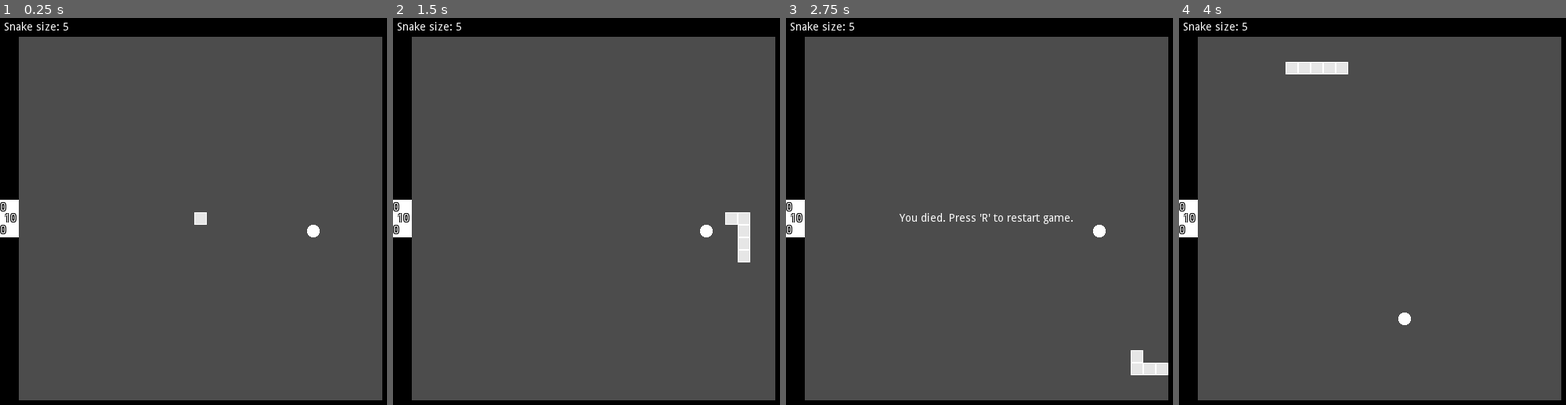
Above: before the commit, frames 1-4 (left to right).
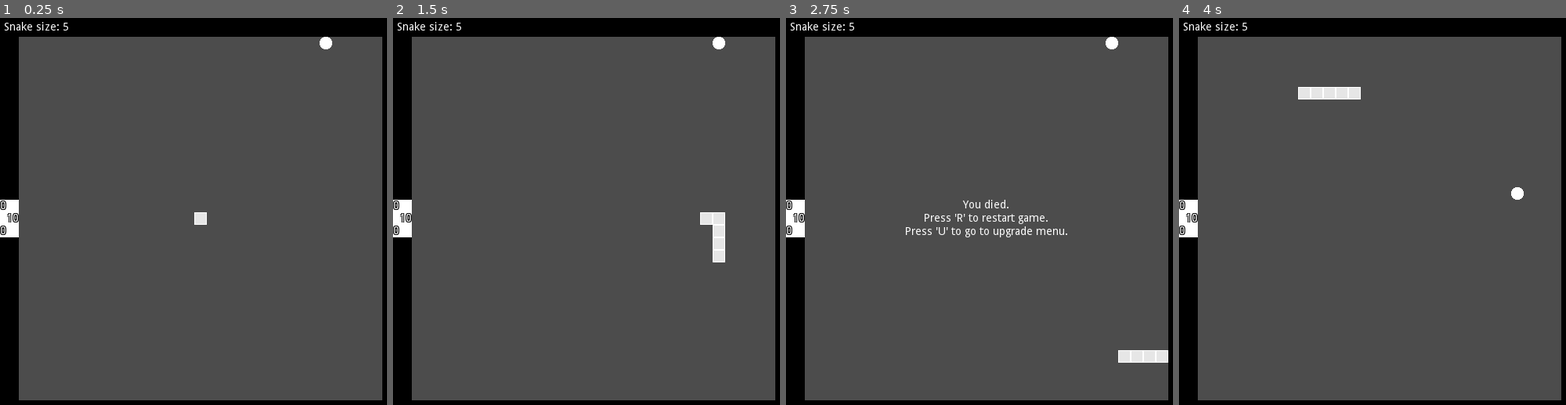
Above: after the commit, the same moments.

Repository: filiperferreira/Snake-Dungeon
Game: Godot game, scene res://Game.tscn
The game is run twice, just before and just after one commit, with the same random seed, the same clock (stepped at 60 frames per second) and the same inputs. Before the commit the project starts from res://World.tscn.
Inputs:
- Up to frame 1 (0.25 s): no input
- Up to frame 2 (1.5 s): tap Enter at 0.5 s; hold D (right) 0.53-1.28 s; hold S (down) from 1.28 s (still down)
- Up to frame 3 (2.75 s): release S (down) at 2.03 s; hold D (right) from 2.03 s (still down)
- Up to frame 4 (4 s): tap R (restart) at 2.75 s; release D (right) at 2.78 s; hold W (up) 2.78-3.53 s; hold A (left) from 3.53 s (still down)

The runs differ from the first frame. In frame 1, 0.3% of the frame differs, in the area x 0-86%, y 4-57%; in frame 2, 1.3%; in frame 3, 1.8%, in the area x 0-99%, y 4-93%; in frame 4, 1.3%.

Commit message:
World changed and metaprogression added

Diff:
--- /dev/null
+++ b/BigWallBlock.gd
@@ -0,0 +1,7 @@
+extends Area2D
+
+func _draw():
+	draw_rect(Rect2(Vector2(-96/2,-96/2), Vector2(96,96)), Color(0,0,0))
+
+func identify():
+	return "wall"
--- /dev/null
+++ b/BigWallBlock.tscn
@@ -0,0 +1,12 @@
+[gd_scene load_steps=3 format=2]
+
+[ext_resource path="res://BigWallBlock.gd" type="Script" id=1]
+
+[sub_resource type="RectangleShape2D" id=1]
+extents = Vector2( 48, 48 )
+
+[node name="BigWallBlock" type="Area2D"]
+script = ExtResource( 1 )
+
+[node name="CollisionShape2D" type="CollisionShape2D" parent="."]
+shape = SubResource( 1 )
--- /dev/null
+++ b/BuyMenu.gd
@@ -0,0 +1,51 @@
+extends Node2D
+
+onready var experience_label = $CanvasLayer/MarginContainer/VBoxContainer/CurrentXP
+onready var snake_label = $CanvasLayer/MarginContainer/VBoxContainer/MarginContainer/HBoxContainer/SnakeInitialSizeLabel
+onready var snake_button = $CanvasLayer/MarginContainer/VBoxContainer/MarginContainer/HBoxContainer/SnakeInitialSizeButton
+onready var pellet_label = $CanvasLayer/MarginContainer/VBoxContainer/MarginContainer2/HBoxContainer/PelletValueLabel
+onready var pellet_button = $CanvasLayer/MarginContainer/VBoxContainer/MarginContainer2/HBoxContainer/PelletValueButton
+
+func _process(_delta):
+	if Input.is_action_just_pressed("restart"):
+		load_world()
+
+signal world
+func load_world():
+	emit_signal("world", cur_exp, cur_stats)
+
+var cur_exp
+var cur_stats
+func setup_menu(experience, stats):
+	cur_exp = experience
+	cur_stats = stats
+	$CanvasLayer/MarginContainer/VBoxContainer/CurrentXP.set_text("CURRENT XP: " + str(experience))
+	$CanvasLayer/MarginContainer/VBoxContainer/MarginContainer/HBoxContainer/SnakeInitialSizeLabel.set_text("(Current: " + str(stats["snake_starting_size"]) + ")")
+	$CanvasLayer/MarginContainer/VBoxContainer/MarginContainer/HBoxContainer/SnakeInitialSizeButton.set_text("Buy (Cost: " + str(snake_size_cost(stats["snake_starting_size"])) + " XP)")
+	$CanvasLayer/MarginContainer/VBoxContainer/MarginContainer2/HBoxContainer/PelletValueLabel.set_text("(Current: " + str(stats["white_pellet_value"]) + ")")
+	$CanvasLayer/MarginContainer/VBoxContainer/MarginContainer2/HBoxContainer/PelletValueButton.set_text("Buy (Cost: " + str(pellet_value_cost(stats["white_pellet_value"])) + " XP)")
+
+func update_menu():
+	experience_label.set_text("CURRENT XP: " + str(cur_exp))
+	snake_label.set_text("(Current: " + str(cur_stats["snake_starting_size"]) + ")")
+	snake_button.set_text("Buy (Cost: " + str(snake_size_cost(cur_stats["snake_starting_size"])) + " XP)")
+	pellet_label.set_text("(Current: " + str(cur_stats["white_pellet_value"]) + ")")
+	pellet_button.set_text("Buy (Cost: " + str(pellet_value_cost(cur_stats["white_pellet_value"])) + " XP)")
+
+func snake_size_cost(level):
+	return round((pow(level-5, 1.2) + 10))
+
+func pellet_value_cost(level):
+	return round(100 * pow(level-1, 1.2) + 100)
+
+func _on_SnakeInitialSizeButton_pressed():
+	if cur_exp >= snake_size_cost(cur_stats["snake_starting_size"]):
+		cur_exp -= snake_size_cost(cur_stats["snake_starting_size"])
+		cur_stats["snake_starting_size"] += 1
+		update_menu()
+
+func _on_PelletValueButton_pressed():
+	if cur_exp >= pellet_value_cost(cur_stats["white_pellet_value"]):
+		cur_exp -= pellet_value_cost(cur_stats["white_pellet_value"])
+		cur_stats["white_pellet_value"] += 1
+		update_menu()
--- /dev/null
+++ b/BuyMenu.tscn
@@ -0,0 +1,107 @@
+[gd_scene load_steps=2 format=2]
+
+[ext_resource path="res://BuyMenu.gd" type="Script" id=1]
+
+[node name="UpgradeMenu" type="Node2D"]
+script = ExtResource( 1 )
+
+[node name="CanvasLayer" type="CanvasLayer" parent="."]
+
+[node name="MarginContainer" type="MarginContainer" parent="CanvasLayer"]
+anchor_right = 1.0
+anchor_bottom = 1.0
+custom_constants/margin_right = 10
+custom_constants/margin_top = 10
+custom_constants/margin_left = 10
+custom_constants/margin_bottom = 10
+
+[node name="VBoxContainer" type="VBoxContainer" parent="CanvasLayer/MarginContainer"]
+margin_left = 10.0
+margin_top = 10.0
+margin_right = 502.0
+margin_bottom = 502.0
+custom_constants/separation = 10
+alignment = 1
+
+[node name="Label" type="Label" parent="CanvasLayer/MarginContainer/VBoxContainer"]
+margin_top = 197.0
+margin_right = 492.0
+margin_bottom = 211.0
+text = "UPGRADE MENU"
+align = 1
+
+[node name="CurrentXP" type="Label" parent="CanvasLayer/MarginContainer/VBoxContainer"]
+margin_top = 221.0
+margin_right = 492.0
+margin_bottom = 235.0
+text = "CURRENT XP: 0"
+align = 1
+
+[node name="MarginContainer" type="MarginContainer" parent="CanvasLayer/MarginContainer/VBoxContainer"]
+margin_top = 245.0
+margin_right = 492.0
+margin_bottom = 265.0
+custom_constants/margin_right = 50
+custom_constants/margin_left = 50
+
+[node name="HBoxContainer" type="HBoxContainer" parent="CanvasLayer/MarginContainer/VBoxContainer/MarginContainer"]
+margin_left = 50.0
+margin_right = 442.0
+margin_bottom = 20.0
+alignment = 1
+
+[node name="Label" type="Label" parent="CanvasLayer/MarginContainer/VBoxContainer/MarginContainer/HBoxContainer"]
+margin_top = 3.0
+margin_right = 108.0
+margin_bottom = 17.0
+text = "Initial Snake Size"
+
+[node name="SnakeInitialSizeLabel" type="Label" parent="CanvasLayer/MarginContainer/VBoxContainer/MarginContainer/HBoxContainer"]
+margin_left = 112.0
+margin_top = 3.0
+margin_right = 276.0
+margin_bottom = 17.0
+size_flags_horizontal = 3
+text = "(Current: 0)"
+
+[node name="SnakeInitialSizeButton" type="Button" parent="CanvasLayer/MarginContainer/VBoxContainer/MarginContainer/HBoxContainer"]
+margin_left = 280.0
+margin_right = 392.0
+margin_bottom = 20.0
+text = "Buy (Cost: 0 XP)"
+
+[node name="MarginContainer2" type="MarginContainer" parent="CanvasLayer/MarginContainer/VBoxContainer"]
+margin_top = 275.0
+margin_right = 492.0
+margin_bottom = 295.0
+custom_constants/margin_right = 50
+custom_constants/margin_left = 50
+
+[node name="HBoxContainer" type="HBoxContainer" parent="CanvasLayer/MarginContainer/VBoxContainer/MarginContainer2"]
+margin_left = 50.0
+margin_right = 442.0
+margin_bottom = 20.0
+alignment = 1
+
+[node name="Label" type="Label" parent="CanvasLayer/MarginContainer/VBoxContainer/MarginContainer2/HBoxContainer"]
+margin_top = 3.0
+margin_right = 76.0
+margin_bottom = 17.0
+text = "Pellet Value"
+
+[node name="PelletValueLabel" type="Label" parent="CanvasLayer/MarginContainer/VBoxContainer/MarginContainer2/HBoxContainer"]
+margin_left = 80.0
+margin_top = 3.0
+margin_right = 276.0
+margin_bottom = 17.0
+size_flags_horizontal = 3
+text = "(Current: 0)"
+
+[node name="PelletValueButton" type="Button" parent="CanvasLayer/MarginContainer/VBoxContainer/MarginContainer2/HBoxContainer"]
+margin_left = 280.0
+margin_right = 392.0
+margin_bottom = 20.0
+text = "Buy (Cost: 0 XP)"
+
+[connection signal="pressed" from="CanvasLayer/MarginContainer/VBoxContainer/MarginContainer/HBoxContainer/SnakeInitialSizeButton" to="." method="_on_SnakeInitialSizeButton_pressed"]
+[connection signal="pressed" from="CanvasLayer/MarginContainer/VBoxContainer/MarginContainer2/HBoxContainer/PelletValueButton" to="." method="_on_PelletValueButton_pressed"]
--- a/Door.tscn
+++ b/Door.tscn
@@ -12,61 +12,77 @@
 shape = SubResource( 1 )
 
 [node name="RightLabel" type="Label" parent="."]
-anchor_left = 1.0
+anchor_left = 0.5
 anchor_top = 0.5
-anchor_right = 1.0
+anchor_right = 0.5
 anchor_bottom = 0.5
-margin_left = 5.0
+margin_left = 8.0
 margin_top = -7.0
-margin_right = 21.0
+margin_right = 24.0
 margin_bottom = 7.0
+grow_horizontal = 2
+grow_vertical = 2
 size_flags_vertical = 1
 custom_colors/font_color = Color( 1, 1, 1, 1 )
 custom_colors/font_color_shadow = Color( 0, 0, 0, 1 )
 custom_constants/shadow_as_outline = 1
 text = "10"
+align = 1
+valign = 1
 
 [node name="LeftLabel" type="Label" parent="."]
-anchor_left = 1.0
+anchor_left = 0.5
 anchor_top = 0.5
-anchor_right = 1.0
+anchor_right = 0.5
 anchor_bottom = 0.5
-margin_left = -22.0
+margin_left = -24.0
 margin_top = -7.0
-margin_right = -6.0
+margin_right = -8.0
 margin_bottom = 7.0
+grow_horizontal = 2
+grow_vertical = 2
 size_flags_vertical = 1
 custom_colors/font_color = Color( 1, 1, 1, 1 )
 custom_colors/font_color_shadow = Color( 0, 0, 0, 1 )
 custom_constants/shadow_as_outline = 1
 text = "10"
+align = 1
+valign = 1
 
 [node name="UpLabel" type="Label" parent="."]
-anchor_left = 1.0
+anchor_left = 0.5
 anchor_top = 0.5
-anchor_right = 1.0
+anchor_right = 0.5
 anchor_bottom = 0.5
 margin_left = -8.0
-margin_top = -21.0
+margin_top = -23.0
 margin_right = 8.0
-margin_bottom = -7.0
+margin_bottom = -9.0
+grow_horizontal = 2
+grow_vertical = 2
 size_flags_vertical = 1
 custom_colors/font_color = Color( 1, 1, 1, 1 )
 custom_colors/font_color_shadow = Color( 0, 0, 0, 1 )
 custom_constants/shadow_as_outline = 1
 text = "10"
+align = 1
+valign = 1
 
 [node name="DownLabel" type="Label" parent="."]
-anchor_left = 1.0
+anchor_left = 0.5
 anchor_top = 0.5
-anchor_right = 1.0
+anchor_right = 0.5
 anchor_bottom = 0.5
 margin_left = -8.0
-margin_top = 8.0
+margin_top = 9.0
 margin_right = 8.0
-margin_bottom = 22.0
+margin_bottom = 23.0
+grow_horizontal = 2
+grow_vertical = 2
 size_flags_vertical = 1
 custom_colors/font_color = Color( 1, 1, 1, 1 )
 custom_colors/font_color_shadow = Color( 0, 0, 0, 1 )
 custom_constants/shadow_as_outline = 1
 text = "10"
+align = 1
+valign = 1
--- a/Food.gd
+++ b/Food.gd
@@ -22,7 +22,7 @@
 func get_eaten(snake):
 	snake.gain(type)
 	if type == 0:
-		snake.grow()
+		snake.grow(type)
 	emit_signal("eaten", self)
 
 signal in_wall
--- /dev/null
+++ b/Game.gd
@@ -0,0 +1,41 @@
+extends Node2D
+
+const WORLD = preload("res://World2.tscn")
+const UPGRADE_MENU = preload("res://BuyMenu.tscn")
+
+var experience = 0
+func add_to_exp(value):
+	experience += value
+var stats = {"snake_starting_size": 5, "white_pellet_value": 1}
+
+var menu
+var world
+func _ready():
+	load_world(experience, stats)
+
+func load_upgrade_menu():
+	remove_child(world)
+	world.queue_free()
+	menu = UPGRADE_MENU.instance()
+	menu.connect("world", self, "load_world")
+	menu.setup_menu(experience, stats)
+	add_child(menu)
+
+func load_world(cur_exp, cur_stats):
+	experience = cur_exp
+	stats = cur_stats
+	if menu != null:
+		remove_child(menu)
+		menu.queue_free()
+		menu = null
+	world = WORLD.instance()
+	world.connect("upgrade", self, "load_upgrade_menu")
+	world.connect("reload", self, "reload_world")
+	world.connect("exp_gain", self, "add_to_exp")
+	world.set_stats(stats)
+	add_child(world)
+
+func reload_world():
+	remove_child(world)
+	world.queue_free()
+	load_world(experience, stats)
--- /dev/null
+++ b/Game.tscn
@@ -0,0 +1,6 @@
+[gd_scene load_steps=2 format=2]
+
+[ext_resource path="res://Game.gd" type="Script" id=1]
+
+[node name="Game" type="Node2D"]
+script = ExtResource( 1 )
--- a/Snake.gd
+++ b/Snake.gd
@@ -4,17 +4,24 @@
 const AREA_SCRIPT = preload("res://PlayerArea.gd")
 const HEAD_SCRIPT = preload("res://HeadArea.gd")
 
-var max_size = 5
+var max_size = 1
 var cur_size = 1
 var red_count = 0
 var snake_array = []
 func get_size():
 	return max_size
+func set_starting_size(starting_size):
+	max_size = starting_size
+	colors[BLANK] = starting_size
 
 enum {BLANK, RED, GREEN, BLUE}
-var colors = {BLANK: 5, RED: 0, GREEN: 0, BLUE: 0}
+var colors = {BLANK: max_size, RED: 0, GREEN: 0, BLUE: 0}
 func get_color(type):
 	return colors[type]
+
+var food_value = {BLANK: 1, RED: 1, GREEN: 1, BLUE: 1}
+func set_food_value(type, value):
+	food_value[type] = value
 
 func spend_color(type, amount):
 	if type != 0:
@@ -75,18 +82,31 @@
 	if Input.is_action_just_pressed("pause"):
 		$MoveTimer.set_paused(!$MoveTimer.is_paused())
 
+var input_queue = []
 var movement_direction = Vector2(0,0)
 func set_movement_direction():
-	if Input.is_action_just_pressed("up") and previous_move != Vector2(0,1):
-		movement_direction = Vector2(0,-1)
-	if Input.is_action_just_pressed("down") and previous_move != Vector2(0,-1):
-		movement_direction = Vector2(0,1)
-	if Input.is_action_just_pressed("left") and previous_move != Vector2(1,0):
-		movement_direction = Vector2(-1,0)
-	if Input.is_action_just_pressed("right") and previous_move != Vector2(-1,0):
-		movement_direction = Vector2(1,0)
-
-func _process(delta):
+	if Input.is_action_just_pressed("up"):
+		if movement_direction != Vector2(0,0):
+			input_queue.push_back(Vector2(0,-1))
+		else:
+			movement_direction = Vector2(0,-1)
+	if Input.is_action_just_pressed("down"):
+		if movement_direction != Vector2(0,0):
+			input_queue.push_back(Vector2(0,1))
+		else:
+			movement_direction = Vector2(0,1)
+	if Input.is_action_just_pressed("left"):
+		if movement_direction != Vector2(0,0):
+			input_queue.push_back(Vector2(-1,0))
+		else:
+			movement_direction = Vector2(-1,0)
+	if Input.is_action_just_pressed("right"):
+		if movement_direction != Vector2(0,0):
+			input_queue.push_back(Vector2(1,0))
+		else:
+			movement_direction = Vector2(1,0)
+
+func _process(_delta):
 	if $MoveTimer.is_stopped() and !dead and movement_direction != Vector2(0,0):
 		$MoveTimer.start()
 	if !$MoveTimer.is_paused():
@@ -98,9 +118,14 @@
 		draw_rect(Rect2(square["position"] - Vector2(SQUARE_SIZE/2, SQUARE_SIZE/2), Vector2(SQUARE_SIZE, SQUARE_SIZE)), Color(1,1,1))
 		draw_rect(Rect2(square["position"] - Vector2(SQUARE_SIZE/2, SQUARE_SIZE/2) + Vector2(1,1), Vector2(SQUARE_SIZE - 2, SQUARE_SIZE - 2)), square["color"])
 
-var previous_move
+#var previous_move
 func move():
-	previous_move = movement_direction
+	while input_queue.size() != 0:
+		var next_move = input_queue.pop_front()
+		if next_move != movement_direction * -1:
+			movement_direction = next_move
+			break
+#	previous_move = movement_direction
 	var previous_snake_part
 #	if cur_size > max_size:
 #		for i in cur_size - max_size:
@@ -151,8 +176,10 @@
 	else:
 		pass
 
-func grow():
-	max_size += 1
+var experience = 0
+func grow(type):
+	max_size += food_value[type]
+	experience += food_value[type]
 
 func gain(type):
 	if type == 0:
@@ -180,7 +207,7 @@
 	print("dead")
 	dead = true
 	$MoveTimer.stop()
-	emit_signal("death")
+	emit_signal("death", experience)
 
 func _on_MoveTimer_timeout():
 	move()
--- a/Snake.tscn
+++ b/Snake.tscn
@@ -6,7 +6,7 @@
 script = ExtResource( 1 )
 
 [node name="MoveTimer" type="Timer" parent="."]
-wait_time = 0.06
+wait_time = 0.07
 
 [node name="Parts" type="Node2D" parent="."]
 
--- a/World.gd
+++ b/World.gd
@@ -3,27 +3,42 @@
 const WINDOW_HEIGHT = 512
 const WINDOW_WIDTH = 512
 
-const FOOD = preload("res://Food.tscn")
+onready var snake = $Snake
+
 var dead = false
 
-func _process(delta):
-	set_snake_size_label($Snake.get_size())
-	set_red_color_label($Snake.get_color(1))
-	set_green_color_label($Snake.get_color(2))
-	set_blue_color_label($Snake.get_color(3))
-	if dead and Input.is_action_just_pressed("restart"):
-		restart_game()
+func _process(_delta):
+	set_snake_size_label(snake.get_size())
+	set_red_color_label(snake.get_color(1))
+	set_green_color_label(snake.get_color(2))
+	set_blue_color_label(snake.get_color(3))
+	if dead:
+		if Input.is_action_just_pressed("restart"):
+			restart_game()
+		elif Input.is_action_just_pressed("upgrade"):
+			load_upgrade_menu()
 
 func _ready():
 	randomize()
-	set_snake_size_label($Snake.get_size())
+	set_snake_size_label(snake.get_size())
 
-func _on_Snake_death():
+signal exp_gain
+func _on_Snake_death(experience):
+	emit_signal("exp_gain", experience)
 	$CanvasLayer/Label.set_visible(true)
 	dead = true
 
+func set_stats(stats):
+	$Snake.set_starting_size(stats["snake_starting_size"])
+	$Snake.set_food_value(0, stats["white_pellet_value"])
+
+signal reload
 func restart_game():
-	get_tree().reload_current_scene()
+	emit_signal("reload")
+
+signal upgrade
+func load_upgrade_menu():
+	emit_signal("upgrade")
 
 func set_snake_size_label(value):
 	$CanvasLayer/SnakeSize.text = "Snake size: " + str(value)
--- /dev/null
+++ b/World2.tscn
@@ -0,0 +1,225 @@
+[gd_scene load_steps=7 format=2]
+
+[ext_resource path="res://Snake.tscn" type="PackedScene" id=1]
+[ext_resource path="res://Boundary.tscn" type="PackedScene" id=2]
+[ext_resource path="res://World.gd" type="Script" id=3]
+[ext_resource path="res://Door.tscn" type="PackedScene" id=4]
+[ext_resource path="res://WallBlock.tscn" type="PackedScene" id=5]
+[ext_resource path="res://BigWallBlock.tscn" type="PackedScene" id=6]
+
+[node name="World" type="Node2D"]
+script = ExtResource( 3 )
+
+[node name="Snake" parent="." instance=ExtResource( 1 )]
+
+[node name="Camera2D" type="Camera2D" parent="."]
+current = true
+
+[node name="CanvasLayer" type="CanvasLayer" parent="."]
+
+[node name="SnakeSize" type="Label" parent="CanvasLayer"]
+margin_left = 5.0
+margin_top = 5.0
+margin_right = 88.0
+margin_bottom = 19.0
+text = "Snake size: 5"
+
+[node name="Label" type="Label" parent="CanvasLayer"]
+visible = false
+anchor_left = 0.5
+anchor_top = 0.5
+anchor_right = 0.5
+anchor_bottom = 0.5
+margin_left = -111.0
+margin_top = -24.0
+margin_right = 111.0
+margin_bottom = 24.0
+text = "You died.
+Press 'R' to restart game.
+Press 'U' to go to upgrade menu."
+align = 1
+valign = 1
+
+[node name="RedColor" type="Label" parent="CanvasLayer"]
+visible = false
+margin_left = 5.0
+margin_top = 495.0
+margin_right = 45.0
+margin_bottom = 509.0
+custom_colors/font_color = Color( 1, 0, 0, 1 )
+text = "Red: 0"
+
+[node name="GreenColor" type="Label" parent="CanvasLayer"]
+visible = false
+margin_left = 5.0
+margin_top = 479.0
+margin_right = 60.0
+margin_bottom = 493.0
+custom_colors/font_color = Color( 0, 1, 0, 1 )
+text = "Green: 0"
+
+[node name="BlueColor" type="Label" parent="CanvasLayer"]
+visible = false
+margin_left = 5.0
+margin_top = 463.0
+margin_right = 60.0
+margin_bottom = 477.0
+custom_colors/font_color = Color( 0, 0, 1, 1 )
+text = "Blue: 0"
+
+[node name="Rooms" type="Node2D" parent="."]
+
+[node name="Room1" parent="Rooms" instance=ExtResource( 2 )]
+
+[node name="Room2" parent="Rooms" instance=ExtResource( 2 )]
+position = Vector2( -512, 0 )
+
+[node name="Room3" parent="Rooms" instance=ExtResource( 2 )]
+position = Vector2( -512, -512 )
+
+[node name="Room4" parent="Rooms" instance=ExtResource( 2 )]
+position = Vector2( -1024, -512 )
+
+[node name="Room5" parent="Rooms" instance=ExtResource( 2 )]
+position = Vector2( -1024, 0 )
+
+[node name="Doors" type="Node2D" parent="."]
+
+[node name="Door" parent="Doors" instance=ExtResource( 4 )]
+position = Vector2( -256, 0 )
+
+[node name="Door2" parent="Doors" instance=ExtResource( 4 )]
+position = Vector2( -512, -256 )
+door_size = 20
+
+[node name="Door6" parent="Doors" instance=ExtResource( 4 )]
+position = Vector2( -512, 256 )
+door_size = 100
+
+[node name="Door4" parent="Doors" instance=ExtResource( 4 )]
+position = Vector2( -1024, -256 )
+door_size = 60
+
+[node name="Door5" parent="Doors" instance=ExtResource( 4 )]
+position = Vector2( -768, 0 )
+door_size = 80
+
+[node name="Door3" parent="Doors" instance=ExtResource( 4 )]
+position = Vector2( -768, -512 )
+door_size = 40
+
+[node name="WallBlock" parent="Doors" instance=ExtResource( 5 )]
+position = Vector2( 0, -256 )
+
+[node name="WallBlock2" parent="Doors" instance=ExtResource( 5 )]
+position = Vector2( -256, -512 )
+
+[node name="WallBlock3" parent="Doors" instance=ExtResource( 5 )]
+position = Vector2( -512, -768 )
+
+[node name="WallBlock4" parent="Doors" instance=ExtResource( 5 )]
+position = Vector2( -1024, -768 )
+
+[node name="WallBlock6" parent="Doors" instance=ExtResource( 5 )]
+position = Vector2( -1280, -512 )
+
+[node name="WallBlock7" parent="Doors" instance=ExtResource( 5 )]
+position = Vector2( -1280, 0 )
+
+[node name="WallBlock8" parent="Doors" instance=ExtResource( 5 )]
+position = Vector2( -1024, 256 )
+
+[node name="WallBlock5" parent="Doors" instance=ExtResource( 5 )]
+position = Vector2( 256, 0 )
+
+[node name="WallBlock10" parent="Doors" instance=ExtResource( 5 )]
+position = Vector2( 0, 256 )
+
+[node name="ExtraWalls" type="Node2D" parent="."]
+
+[node name="WallBlock14" parent="ExtraWalls" instance=ExtResource( 5 )]
+position = Vector2( -576, -64 )
+
+[node name="WallBlock23" parent="ExtraWalls" instance=ExtResource( 5 )]
+position = Vector2( -1024, -576 )
+
+[node name="WallBlock24" parent="ExtraWalls" instance=ExtResource( 5 )]
+position = Vector2( -1024, -448 )
+
+[node name="WallBlock25" parent="ExtraWalls" instance=ExtResource( 5 )]
+position = Vector2( -1088, -512 )
+
+[node name="WallBlock26" parent="ExtraWalls" instance=ExtResource( 5 )]
+position = Vector2( -960, -512 )
+
+[node name="WallBlock15" parent="ExtraWalls" instance=ExtResource( 5 )]
+position = Vector2( -816, 112 )
+
+[node name="WallBlock16" parent="ExtraWalls" instance=ExtResource( 5 )]
+position = Vector2( -912, 208 )
+
+[node name="WallBlock17" parent="ExtraWalls" instance=ExtResource( 5 )]
+position = Vector2( -1136, 208 )
+
+[node name="WallBlock18" parent="ExtraWalls" instance=ExtResource( 5 )]
+position = Vector2( -1232, 112 )
+
+[node name="WallBlock19" parent="ExtraWalls" instance=ExtResource( 5 )]
+position = Vector2( -1232, -112 )
+
+[node name="WallBlock20" parent="ExtraWalls" instance=ExtResource( 5 )]
+position = Vector2( -1136, -208 )
+
+[node name="WallBlock21" parent="ExtraWalls" instance=ExtResource( 5 )]
+position = Vector2( -912, -208 )
+
+[node name="WallBlock22" parent="ExtraWalls" instance=ExtResource( 5 )]
+position = Vector2( -816, -112 )
+
+[node name="WallBlock13" parent="ExtraWalls" instance=ExtResource( 5 )]
+position = Vector2( -448, -64 )
+
+[node name="WallBlock11" parent="ExtraWalls" instance=ExtResource( 5 )]
+position = Vector2( -576, 64 )
+
+[node name="WallBlock12" parent="ExtraWalls" instance=ExtResource( 5 )]
+position = Vector2( -448, 64 )
+
+[node name="BigWallBlock" parent="ExtraWalls" instance=ExtResource( 6 )]
+position = Vector2( -616, -408 )
+
+[node name="BigWallBlock2" parent="ExtraWalls" instance=ExtResource( 6 )]
+position = Vector2( -408, -408 )
+
+[node name="BigWallBlock3" parent="ExtraWalls" instance=ExtResource( 6 )]
+position = Vector2( -408, -616 )
+
+[node name="BigWallBlock4" parent="ExtraWalls" instance=ExtResource( 6 )]
+position = Vector2( -616, -616 )
+
+[node name="BigWallBlock5" parent="ExtraWalls" instance=ExtResource( 6 )]
+position = Vector2( -840, -184 )
+
+[node name="BigWallBlock6" parent="ExtraWalls" instance=ExtResource( 6 )]
+position = Vector2( -1208, -184 )
+
+[node name="BigWallBlock7" parent="ExtraWalls" instance=ExtResource( 6 )]
+position = Vector2( -1208, 184 )
+
+[node name="BigWallBlock8" parent="ExtraWalls" instance=ExtResource( 6 )]
+position = Vector2( -840, 184 )
+
+[node name="BigWallBlock10" parent="ExtraWalls" instance=ExtResource( 6 )]
+position = Vector2( -872, -664 )
+
+[node name="BigWallBlock11" parent="ExtraWalls" instance=ExtResource( 6 )]
+position = Vector2( -1176, -664 )
+
+[node name="BigWallBlock12" parent="ExtraWalls" instance=ExtResource( 6 )]
+position = Vector2( -1176, -360 )
+
+[node name="BigWallBlock13" parent="ExtraWalls" instance=ExtResource( 6 )]
+position = Vector2( -872, -360 )
+
+[connection signal="death" from="Snake" to="." method="_on_Snake_death"]
+[connection signal="move_camera" from="Snake" to="." method="_on_Snake_move_camera"]
--- a/project.godot
+++ b/project.godot
@@ -11,7 +11,7 @@
 [application]
 
 config/name="Snake"
-run/main_scene="res://World.tscn"
+run/main_scene="res://Game.tscn"
 config/icon="res://icon.png"
 
 [display]
@@ -55,6 +55,11 @@
 "events": [ Object(InputEventKey,"resource_local_to_scene":false,"resource_name":"","device":0,"alt":false,"shift":false,"control":false,"meta":false,"command":false,"pressed":false,"scancode":0,"physical_scancode":32,"unicode":0,"echo":false,"script":null)
  ]
 }
+upgrade={
+"deadzone": 0.5,
+"events": [ Object(InputEventKey,"resource_local_to_scene":false,"resource_name":"","device":0,"alt":false,"shift":false,"control":false,"meta":false,"command":false,"pressed":false,"scancode":0,"physical_scancode":85,"unicode":0,"echo":false,"script":null)
+ ]
+}
 
 [physics]
 
